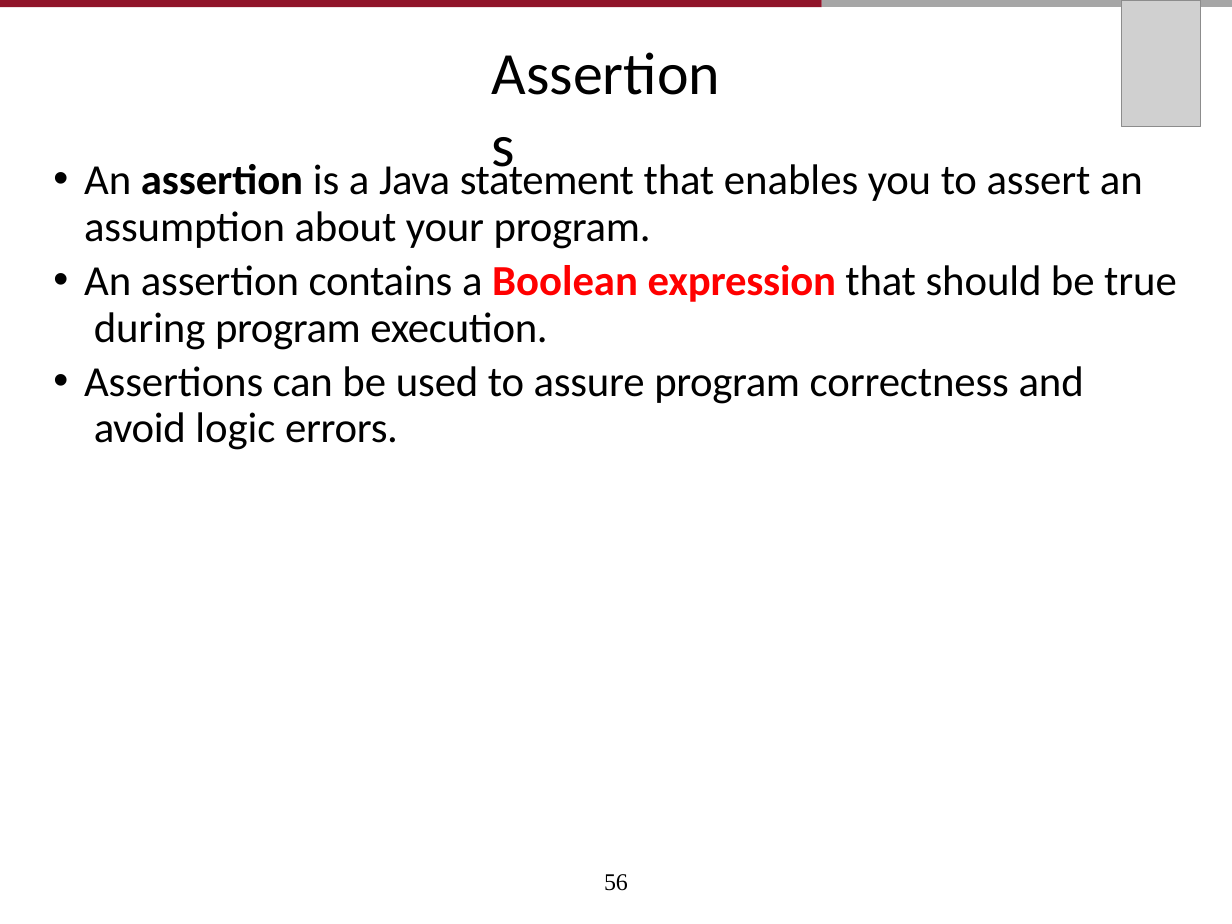
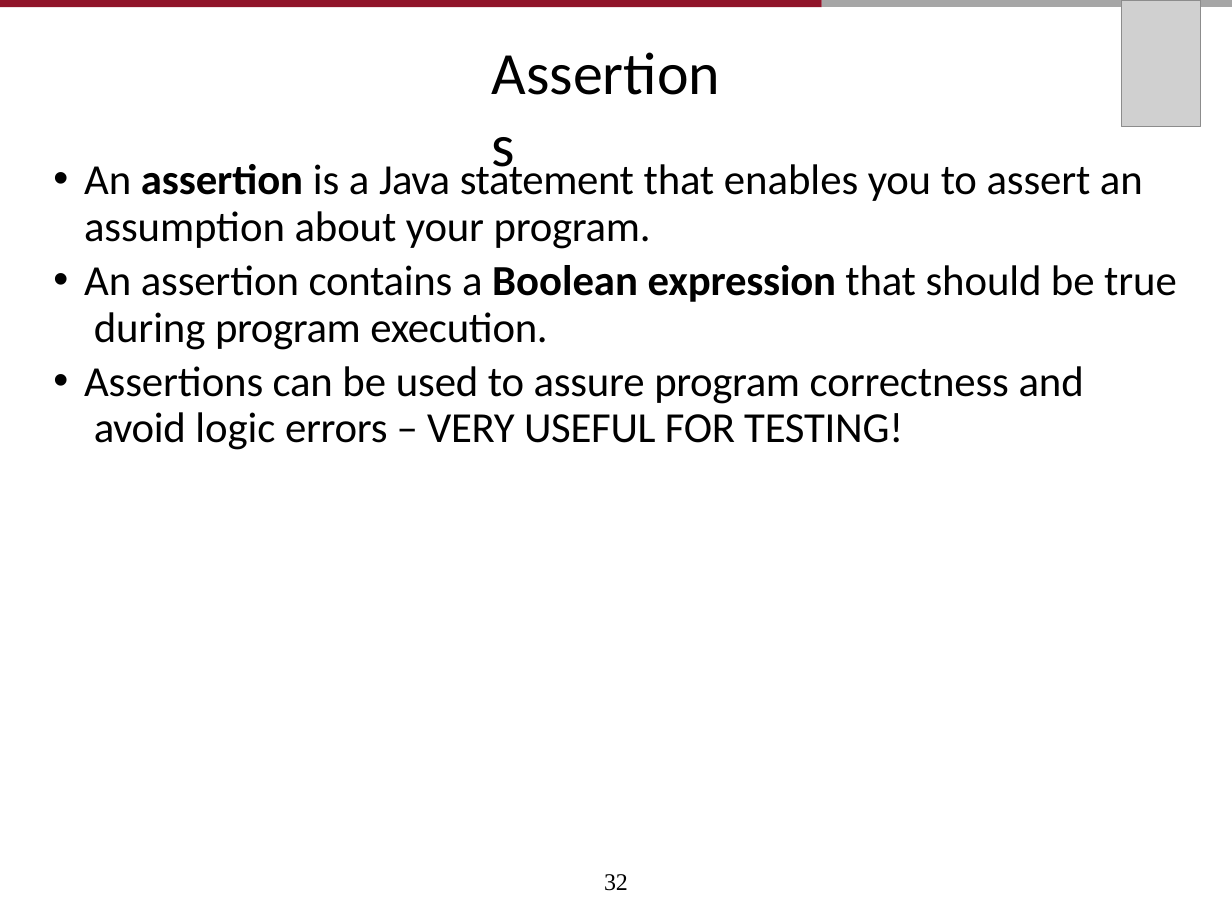
Before and after one commit to AughdonBreslin/CS501IntroToJava, a slide deck: slide 32 of Lectures/11_Exception_Handling_and_Text_I0.pptx (slide 56 before the commit). Drawn at 1232x924 pixels with LibreOffice and Linux fonts; fonts in the diff are those of the drawing; grey boxes stand for pictures. Boxes give left, top, right and bottom in pixels: in the first picture for what was removed or moved away, otherwise in the second. Text is boxed around its words. In the diff, an @@ line names an element or a change of style, - is before the commit and + after.

```diff
--- a/Lectures/11_Exception_Handling_and_Text_I0.pptx
+++ b/Lectures/11_Exception_Handling_and_Text_I0.pptx
@@ text at [84, 265, 1177, 350]: text colour #FF0000 to #000000 in "Boolean expression" @@
@@ text at [84, 366, 1084, 450]: text changed @@
-• Assertions can be used to assure program correctness and avoid logic errors.
+• Assertions can be used to assure program correctness and avoid logic errors – VERY USEFUL FOR TESTING!
@@ page number at [604, 874, 628, 891]: text changed @@
-56
+32
```
Also in this commit, not shown: 21 other slides changed, 3 slides added, 29 slides removed, 26 other files.
